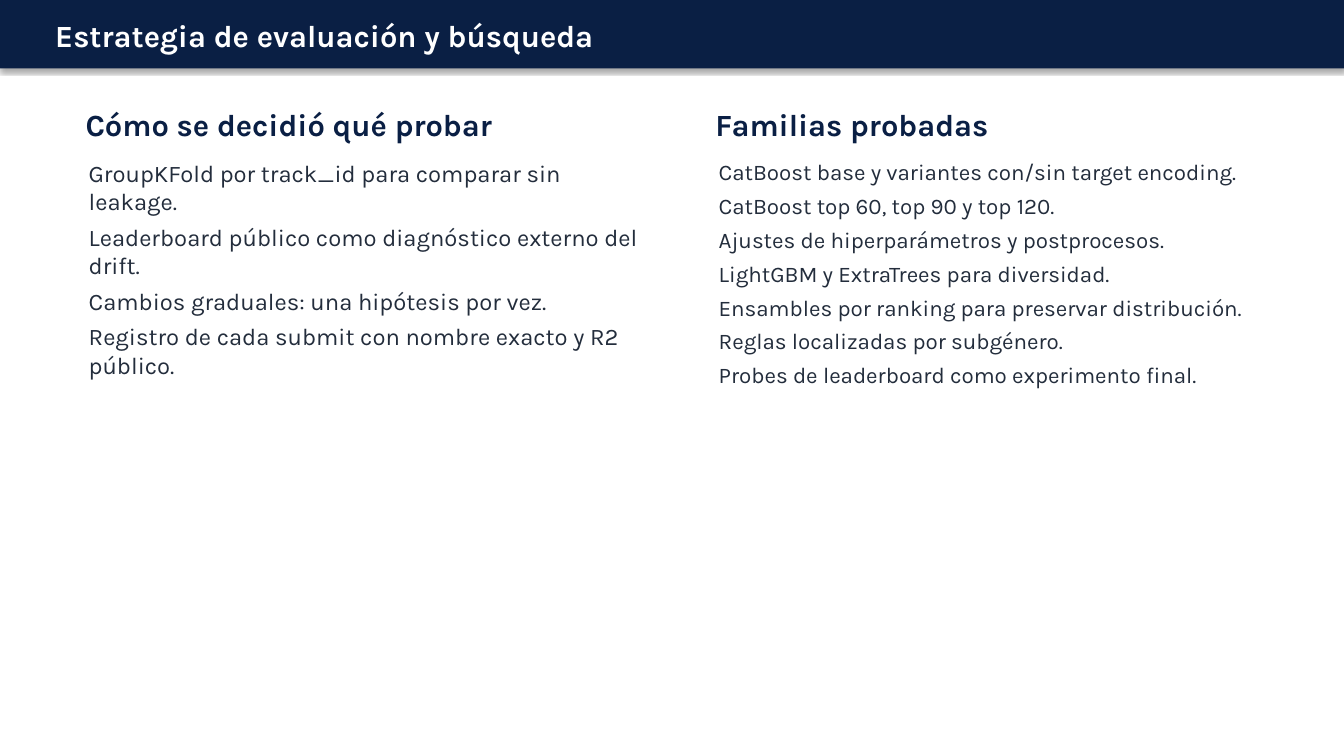
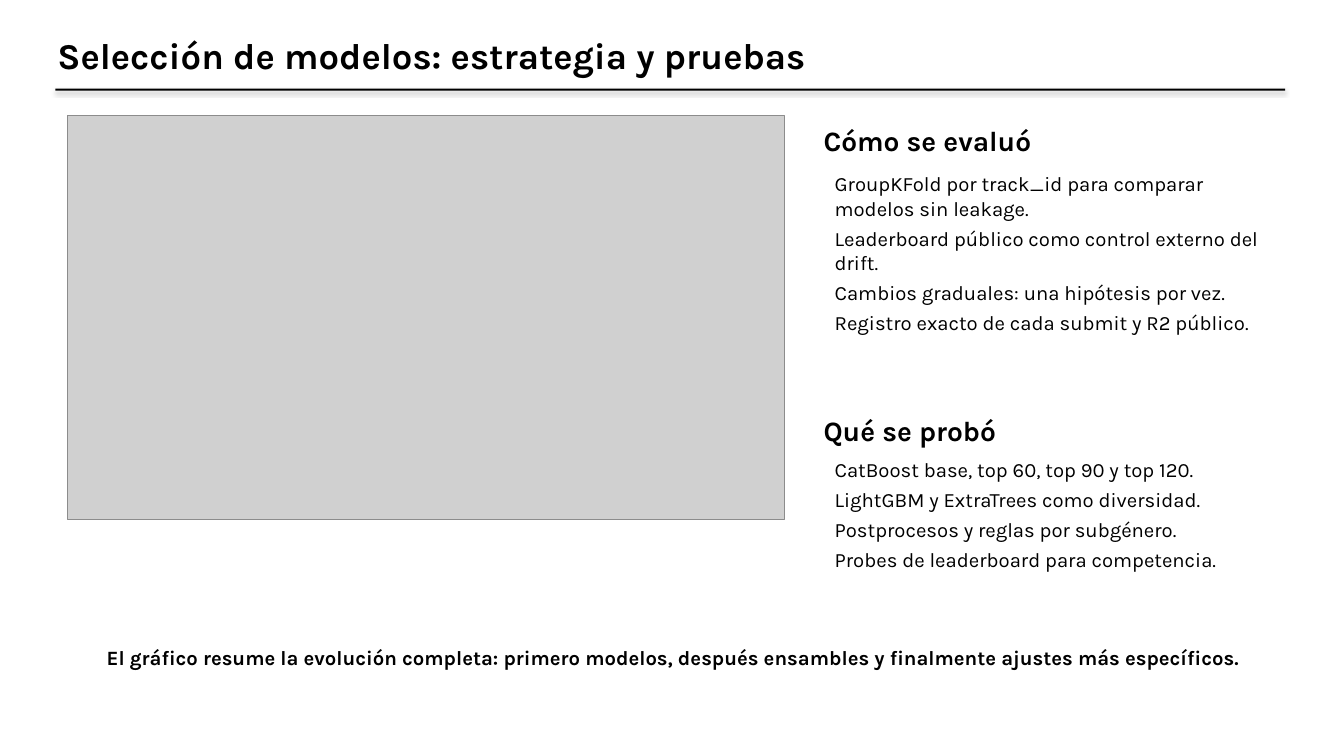
Before and after one commit to matigold22/TP3_Predictiva_Kaggle, a slide deck: slide 5 of presentacion/PRESENTACION_MODELOS_FINAL.pptx (slide 6 before the commit). Drawn at 1344x756 pixels with LibreOffice and Linux fonts; fonts in the diff are those of the drawing; grey boxes stand for pictures. Boxes give left, top, right and bottom in pixels: in the first picture for what was removed or moved away, otherwise in the second. Text is boxed around its words. In the diff, an @@ line names an element or a change of style, - is before the commit and + after.

Commit message:
Rearmar presentacion con layout limpio

```diff
--- a/presentacion/PRESENTACION_MODELOS_FINAL.pptx
+++ b/presentacion/PRESENTACION_MODELOS_FINAL.pptx
@@ text at <box>57,40,805,78</box>: text changed; size 22 to 26 pt; text colour #FFFFFF to #000000 @@
-Estrategia de evaluación y búsqueda
+Selección de modelos: estrategia y pruebas
@@ rectangle: place and size @@
-rectangle at <box>0,0,1344,69</box>
+rectangle at <box>55,89,1286,91</box>
@@ rectangle at <box>55,89,1286,91</box>: fill #0A1F44 to #000000 @@
@@ picture added at <box>68,116,784,519</box> @@
@@ text removed at <box>86,112,492,144</box> @@
-Cómo se decidió qué probar
@@ text removed at <box>715,114,988,144</box> @@
-Familias probadas
@@ text added at <box>824,129,1031,152</box>, 20 pt, text #000000, bold @@
+Cómo se evaluó
@@ text "GroupKFold por track_id para comparar ...": place and size @@
-text "GroupKFold por track_id para comparar ..." at <box>89,165,637,380</box>
+text "GroupKFold por track_id para comparar ..." at <box>835,177,1258,335</box>
@@ text at <box>835,177,1258,271</box>: text changed; size 17 to 14.5 pt; text colour #232D3C to #000000 @@
-GroupKFold por track_id para comparar sin leakage.
-Leaderboard público como diagnóstico externo del drift.
+GroupKFold por track_id para comparar modelos sin leakage.
+Leaderboard público como control externo del drift.
@@ text at <box>835,284,1225,305</box>: size 17 to 14.5 pt, text colour #232D3C to #000000 in "Cambios graduales: una hipótesis por vez."; less space between paragraphs @@
@@ text at <box>835,314,1248,335</box>: text changed; size 17 to 14.5 pt; text colour #232D3C to #000000 @@
-Registro de cada submit con nombre exacto y R2 público.
+Registro exacto de cada submit y R2 público.
@@ text added at <box>824,419,996,448</box>, 20 pt, text #000000, bold @@
+Qué se probó
@@ text at <box>835,463,1217,572</box>: text changed; size 16 to 14.5 pt; text colour #232D3C to #000000 @@
-CatBoost base y variantes con/sin target encoding.
-CatBoost top 60, top 90 y top 120.
-Ajustes de hiperparámetros y postprocesos.
-LightGBM y ExtraTrees para diversidad.
-Ensambles por ranking para preservar distribución.
-Reglas localizadas por subgénero.
-Probes de leaderboard como experimento final.
+CatBoost base, top 60, top 90 y top 120.
+LightGBM y ExtraTrees como diversidad.
+Postprocesos y reglas por subgénero.
+Probes de leaderboard para competencia.
@@ text added at <box>107,649,1239,670</box>, 14.5 pt, text #000000, bold @@
+El gráfico resume la evolución completa: primero modelos, después ensambles y finalmente ajustes más específicos.
```
Also in this commit, not shown: 5 other slides changed, 3 slides added, 4 slides removed.
